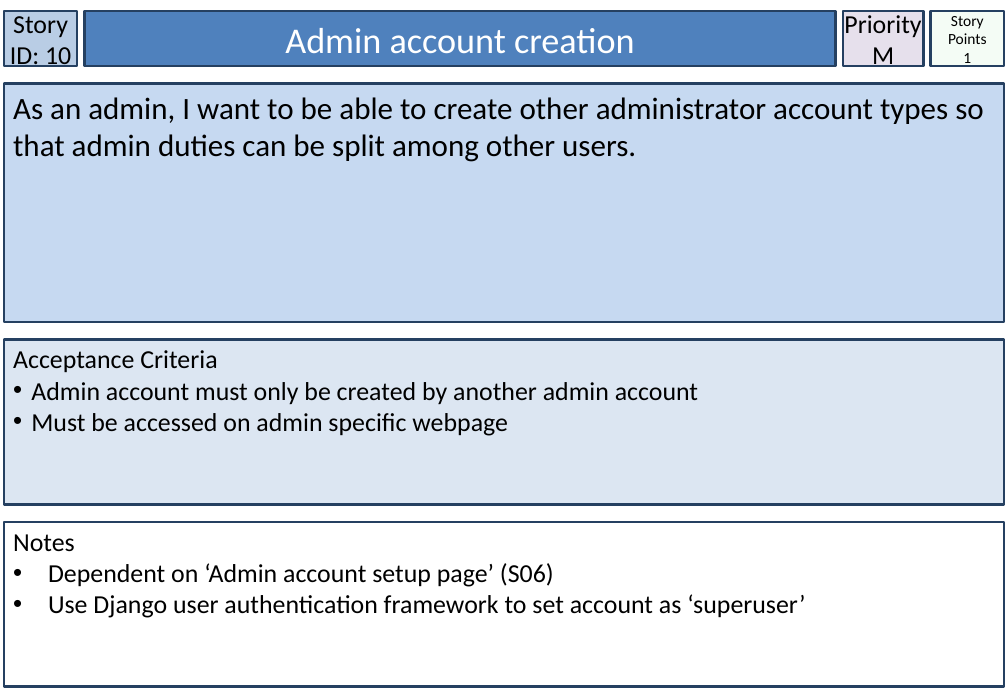
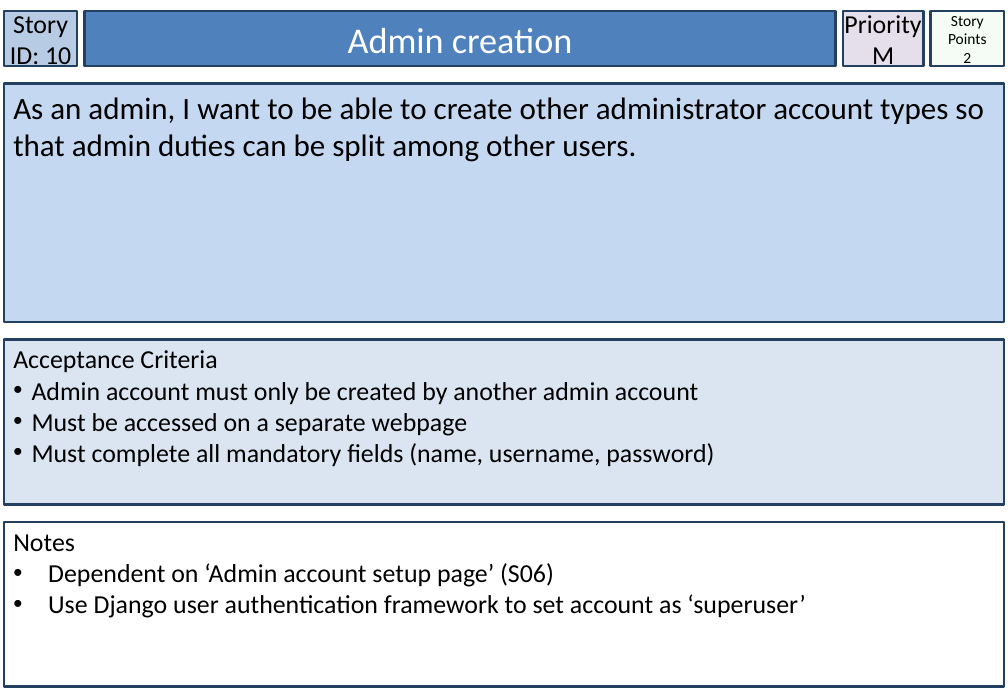
Before and after one commit to Nagarius/Phoenix, a slide deck: slide 11 of StoryCards_Smart_City_TeamPhoenix.pptx. Drawn at 1008x698 pixels with LibreOffice and Linux fonts; fonts in the diff are those of the drawing. Boxes give left, top, right and bottom in pixels: in the first picture for what was removed or moved away, otherwise in the second. Text is boxed around its words. In the diff, an @@ line names an element or a change of style, - is before the commit and + after.

```diff
--- a/StoryCards_Smart_City_TeamPhoenix.pptx
+++ b/StoryCards_Smart_City_TeamPhoenix.pptx
@@ rectangle "Admin creation" at (x1=85, y1=11, x2=836, y2=66): outline #254061 2 pt to #244061 2 pt @@
@@ text in rectangle at (x1=348, y1=28, x2=573, y2=54): text changed @@
-Admin account creation
+Admin creation
@@ rectangle "Story Points" at (x1=931, y1=11, x2=1004, y2=66): outline #254061 2 pt to #244061 2 pt @@
@@ text in rectangle at (x1=963, y1=53, x2=971, y2=67): text changed @@
-1
+2
@@ rectangle "Acceptance Criteria" at (x1=4, y1=340, x2=1004, y2=504): fill #DCE6F2 to #DAE5F1; outline #254061 2 pt to #244061 2 pt @@
@@ text in rectangle at (x1=32, y1=413, x2=714, y2=467): text changed @@
-• Must be accessed on admin specific webpage
+• Must be accessed on a separate webpage
+• Must complete all mandatory fields (name, username, password)
```
Also in this commit, not shown: 31 other slides changed, 8 other files.
